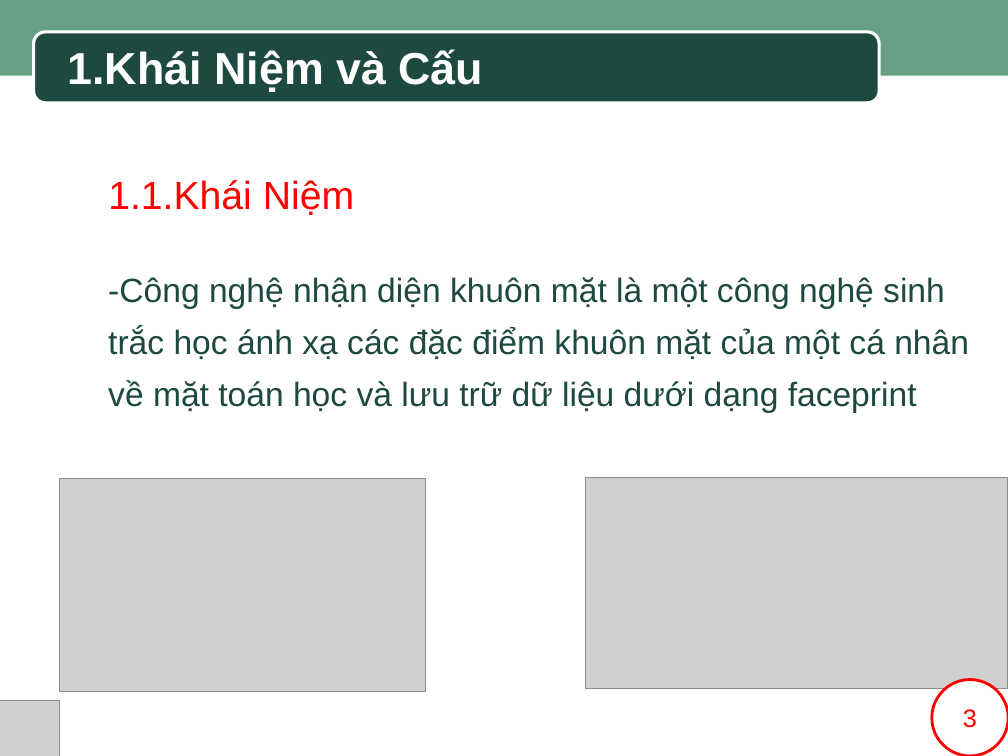
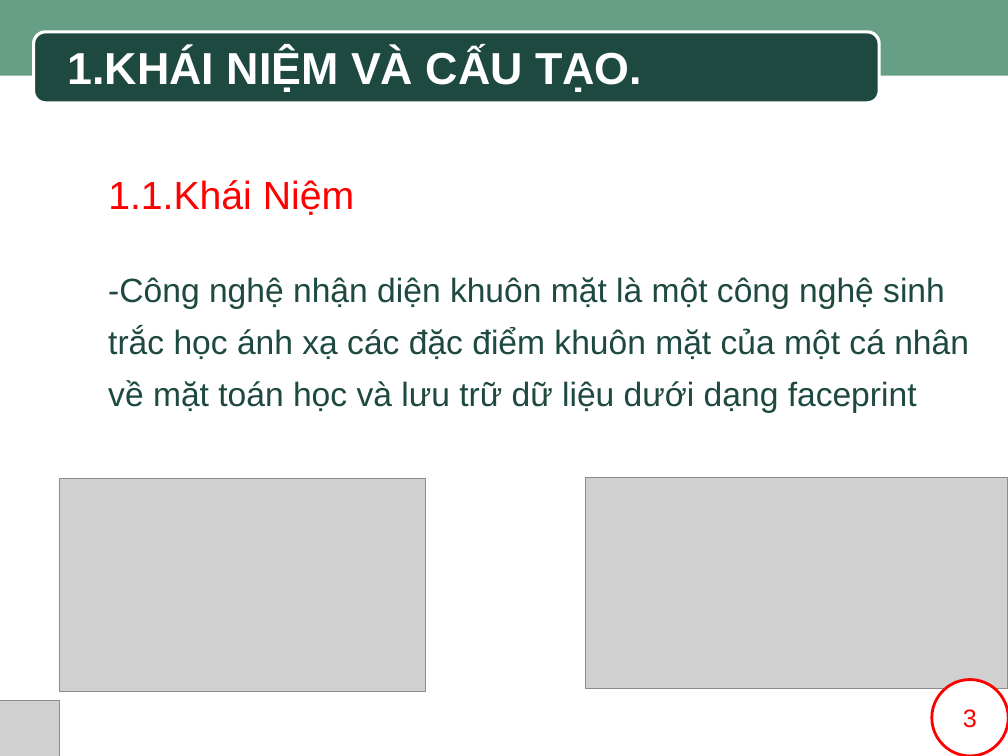
Before and after one commit to SaintLaurentxTran/hutech-23dthd4-nhom7, a slide deck: slide 3 of BÀI THUYẾT TRÌNH MẪU.pptx. Drawn at 1008x756 pixels with LibreOffice and Linux fonts; fonts in the diff are those of the drawing; grey boxes stand for pictures; background and template pictures are left out. Boxes give left, top, right and bottom in pixels: in the first picture for what was removed or moved away, otherwise in the second. Text is boxed around its words. In the diff, an @@ line names an element or a change of style, - is before the commit and + after.

```diff
--- a/BÀI THUYẾT TRÌNH MẪU.pptx
+++ b/BÀI THUYẾT TRÌNH MẪU.pptx
@@ text at [67,49,642,92]: text changed @@
-1.Khái Niệm và Cấu Tạo
+1.KHÁI NIỆM VÀ CẤU TẠO.
```
Also in this commit, not shown: 6 other slides changed.
